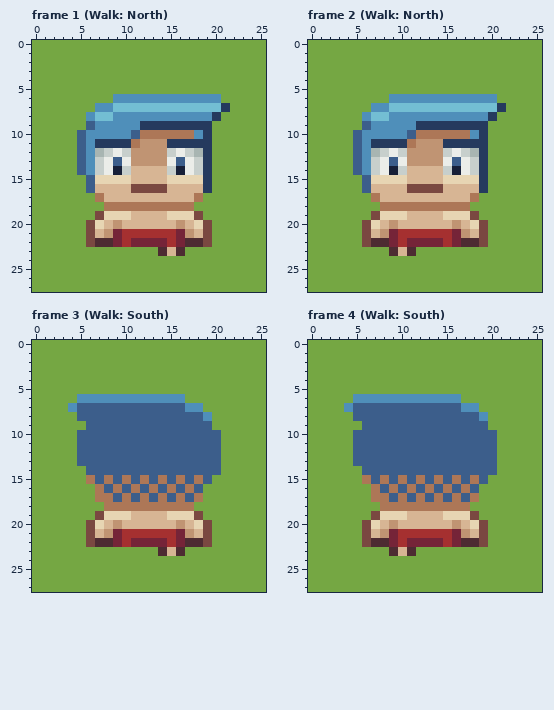
A pixel-art file gets an edit: raw graphical assets/characters/player.aseprite. The first picture shows the starting point.
26x28 pixels, 12 frames. Shown: frame 1 (Walk: North), frame 2 (Walk: North), frame 3 (Walk: South), frame 4 (Walk: South). The commit also changed other frames, which this record leaves out.
After the commit:
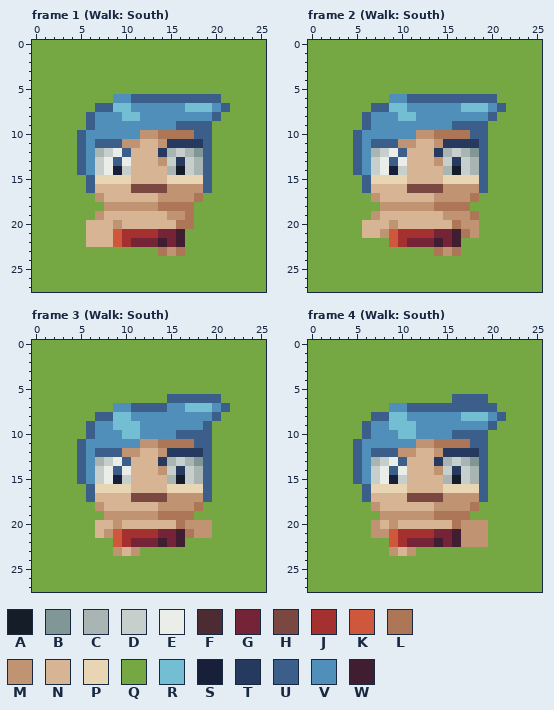
Palette (. is transparent): A #151d28  B #819796  C #a8b5b2  D #c7cfcc  E #ebede9  F #4d2b32  G #752438  H #7a4841  J #a53030  K #cf573c  L #ad7757  M #c09473  N #d7b594  P #e7d5b3  Q #75a743  R #73bed3  S #172038  T #253a5e  U #3c5e8b  V #4f8fba  W #411d31
Change:
Frame 1 (Walk: South), layer "character":
y 6: x 11..20 VVVVVVVVVV -> UUUUUUUUUU
y 7: x 7..8 VV -> UU; x 11..16 RRRRRR -> VVVVVV; x 20..21 RT -> VU
y 8: x 6..8 VRR -> UVV; x 10..11 VV -> RR; x 20 T -> U
y 9: x 12..19 TTTTTTTT -> VVVVUUUU
y 10: x 11..13 ULL -> VMM; x 18..19 VT -> UU
y 11: x 7..13 TTTTLMM -> UUUMMNN; x 19 T -> U
y 12: x 10..19 DMMMMDEDCT -> UNNNTCDCBU
y 13: x 11..13 MMM -> NNN; x 15..19 EUEDT -> DTDCU
y 14: x 15..19 DSEDT -> CADCU
y 15: x 19 T -> U
y 16: x 15..19 NNNNT -> MMMMU
y 17: x 7 L -> M; x 14..17 NNNN -> MMMM
y 18: x 8..13 LLLLLL -> MMMMMM
y 19: x 7..10 HPPP -> MNNN; x 15..18 PPPH -> MMLQ
y 20: x 6..7 HP -> NN; x 16..19 MNPH -> LLQQ
y 21: x 6 H -> N; x 8..9 MG -> NK; x 14..19 JJGMNH -> GGWQQQ
y 22: x 6..9 HFFG -> NNNK; x 14..19 GJGFFH -> WGWQQQ
y 23: x 14..16 FNF -> LML
Frame 2 (Walk: South), layer "character":
y 6: x 11..20 VVVVVVVVVV -> UUUUUUUUUU
y 7: x 7..8 VV -> UU; x 11..16 RRRRRR -> VVVVVV; x 20..21 RT -> VU
y 8: x 6..8 VRR -> UVV; x 10..11 VV -> RR; x 20 T -> U
y 9: x 12..19 TTTTTTTT -> VVVVUUUU
y 10: x 11..13 ULL -> VMM; x 18..19 VT -> UU
y 11: x 7..13 TTTTLMM -> UUUMMNN; x 19 T -> U
y 12: x 10..19 DMMMMDEDCT -> UNNNTCDCBU
y 13: x 11..13 MMM -> NNN; x 15..19 EUEDT -> DTDCU
y 14: x 15..19 DSEDT -> CADCU
y 15: x 19 T -> U
y 16: x 15..19 NNNNT -> MMMMU
y 17: x 7 L -> M; x 14..17 NNNN -> MMMM
y 18: x 8..13 LLLLLL -> MMMMMM
y 19: x 7..10 HPPP -> MNNN; x 15..18 PPPH -> MMML
y 20: x 6..7 HP -> NN; x 16..19 MNPH -> LMMQ
y 21: x 6 H -> N; x 9 G -> K; x 14..19 JJGMNH -> GGWLMQ
y 22: x 6..9 HFFG -> QQQK; x 14..19 GJGFFH -> WGWQQQ
y 23: x 9..11 FNF -> QQQ; x 14..16 QQQ -> LML
Frame 3 (Walk: South), layer "character":
y 6: x 5..20 VVVVVVVVVVVVQQQQ -> QQQQQQQQQQUUUUUU
y 7: x 4..10 VUUUUUU -> QQQQQVV; x 15..21 UUVVQQQ -> VVRRRVU
y 8: x 5..6 UU -> QQ; x 9..18 UUUUUUUUUU -> RRVVVVVVVV; x 20 Q -> U
y 9: x 7..18 UUUUUUUUUUUU -> VVRRRVVVVVVV
y 10: x 5 U -> Q; x 7..15 UUUUUUUUU -> VVVRRVVVV; x 20 U -> Q
y 11: x 6..17 UUUUUUUUUUUU -> VVVVVVMMLLLL; x 20 U -> Q
y 12: x 6 U -> V; x 10..18 UUUUUUUUU -> MMNNMTTTT; x 20 U -> Q
y 13: x 6..9 UUUU -> VCDE; x 11..18 UUUUUUUU -> NNNTCDCB; x 20 U -> Q
y 14: x 5..8 QUUU -> UVDE; x 10..18 UUUUUUUUU -> ENNNMDTDC; x 20 U -> Q
y 15: x 5..18 QLULULULULULUL -> UVDESDNNNNCADC
y 16: x 6..19 QLULULULULULUQ -> UPPPPNNNNPPPPU
y 17: x 6..19 QLLULULULULULQ -> UNNNNHHHHMMMMU
y 18: x 7..18 QLLLLLLLLLLQ -> MNNNNNNMMMML
y 19: x 7..18 HPPPNNNNPPPH -> QMMMMMMLLLLQ
y 20: x 6..7 HP -> QN; x 16..19 MNPH -> LMMM
y 21: x 6 H -> Q; x 9 G -> K; x 14..19 JJGMNH -> GGWLMM
y 22: x 6..9 HFFG -> QQQK; x 14..19 GJGFFH -> WGWQQQ
y 23: x 9..11 QQQ -> MNM; x 14..16 FNF -> QQQ
Frame 4 (Walk: South), layer "character":
y 6: x 5..19 VVVVVVVVVVVVQQQ -> QQQQQQQQQQQUUUU
y 7: x 4..10 VUUUUUU -> QQQQQVV; x 17..20 VVQQ -> UUUU
y 8: x 5..6 UU -> QQ; x 9..21 UUUUUUUUUUVQQ -> RRVVVVVVRRRVU
y 9: x 7..20 UUUUUUUUUUUUUQ -> VVRRRVVVVVVVVU
y 10: x 5 U -> Q; x 7..15 UUUUUUUUU -> VVVRRVVVV; x 20 U -> Q
y 11: x 6..17 UUUUUUUUUUUU -> VVVVVVMMLLLL; x 20 U -> Q
y 12: x 6 U -> V; x 10..18 UUUUUUUUU -> MMNNMTTTT; x 20 U -> Q
y 13: x 6..9 UUUU -> VCDE; x 11..18 UUUUUUUU -> NNNTCDCB; x 20 U -> Q
y 14: x 5..8 QUUU -> UVDE; x 10..18 UUUUUUUUU -> ENNNMDTDC; x 20 U -> Q
y 15: x 5..18 QLULULULULULUL -> UVDESDNNNNCADC
y 16: x 6..19 QLULULULULULUQ -> UPPPPNNNNPPPPU
y 17: x 6..19 QLLULULULULULQ -> UNNNNHHHHMMMMU
y 18: x 7..18 QLLLLLLLLLLQ -> MNNNNNNMMMML
y 19: x 7..18 HPPPNNNNPPPH -> QMMMMMMLLLLQ
y 20: x 6..7 HP -> QM; x 16..19 MNPH -> LMMM
y 21: x 6..7 HN -> QM; x 9 G -> K; x 14..16 JJG -> GGW; x 18..19 NH -> MM
y 22: x 6..9 HFFG -> QQQK; x 14..19 GJGFFH -> WGWMMM
y 23: x 9 F -> M; x 11 F -> M
